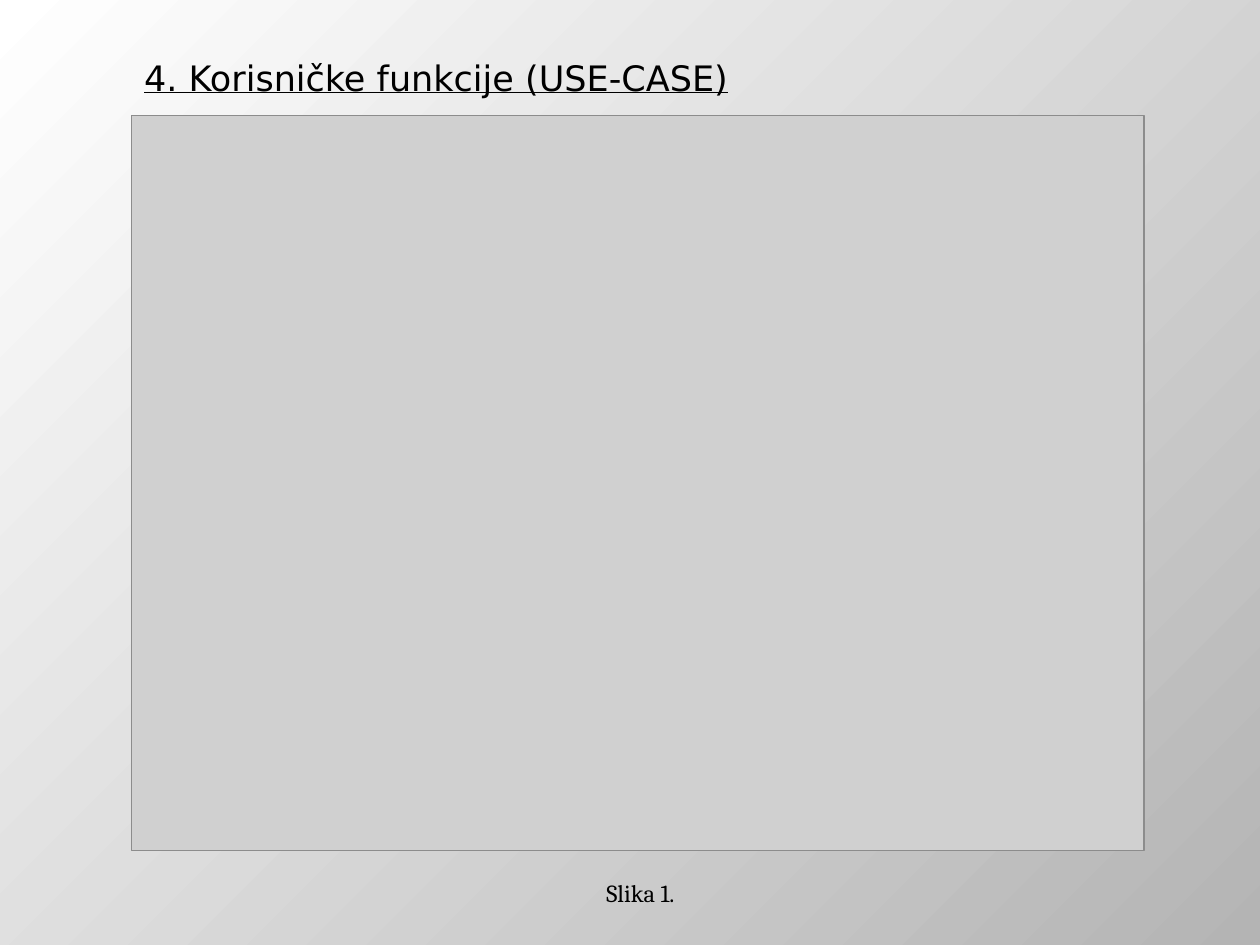
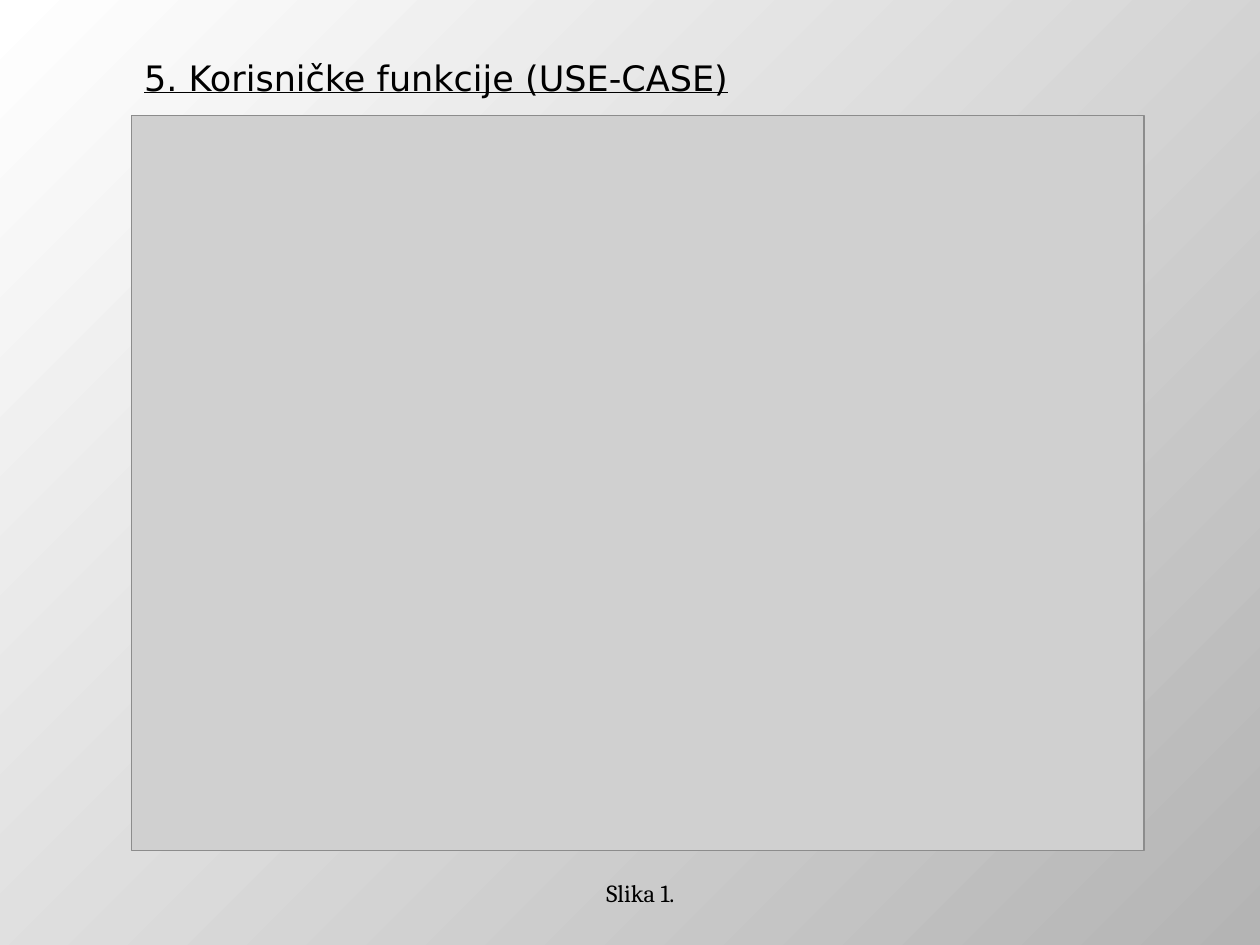
Before and after one commit to DejanUrosevic/XML-Projekat, a slide deck: slide 21 of Model Pretnji.pptx (slide 10 before the commit). Drawn at 1260x945 pixels with LibreOffice and Linux fonts; fonts in the diff are those of the drawing; grey boxes stand for pictures. Boxes give left, top, right and bottom in pixels: in the first picture for what was removed or moved away, otherwise in the second. Text is boxed around its words. In the diff, an @@ line names an element or a change of style, - is before the commit and + after.

```diff
--- a/Model Pretnji.pptx
+++ b/Model Pretnji.pptx
@@ text at (144, 63, 728, 99): text changed @@
-4. Korisničke funkcije (USE-CASE)
+5. Korisničke funkcije (USE-CASE)
```
Also in this commit, not shown: 3 other slides changed, 11 slides added.
